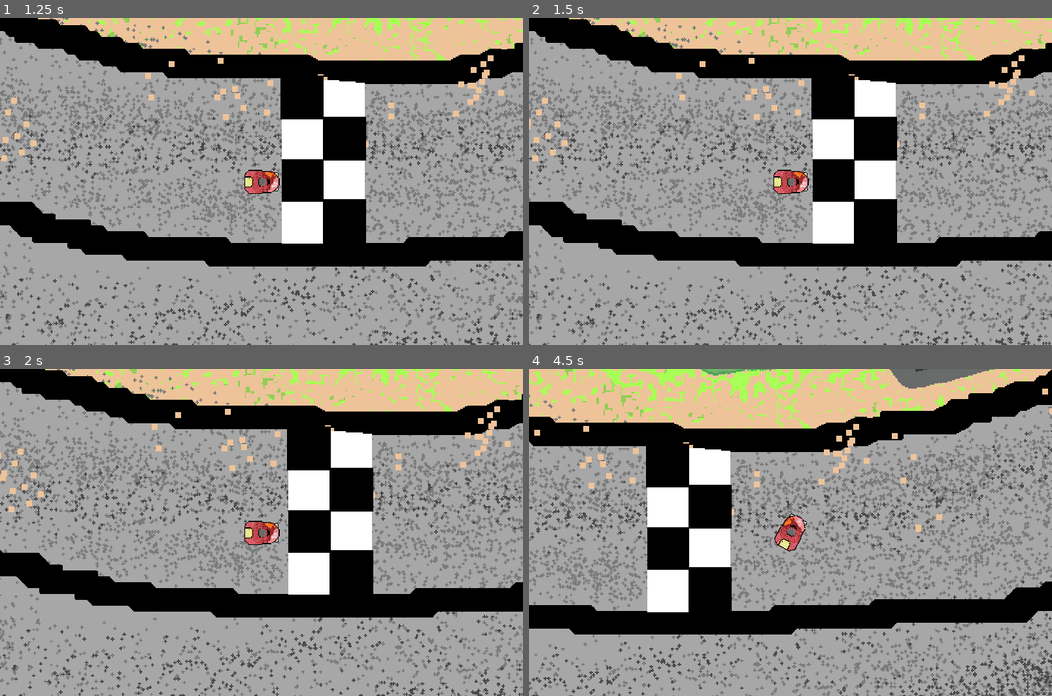
Above: before the commit, frames 1-4 (two rows, left to right).
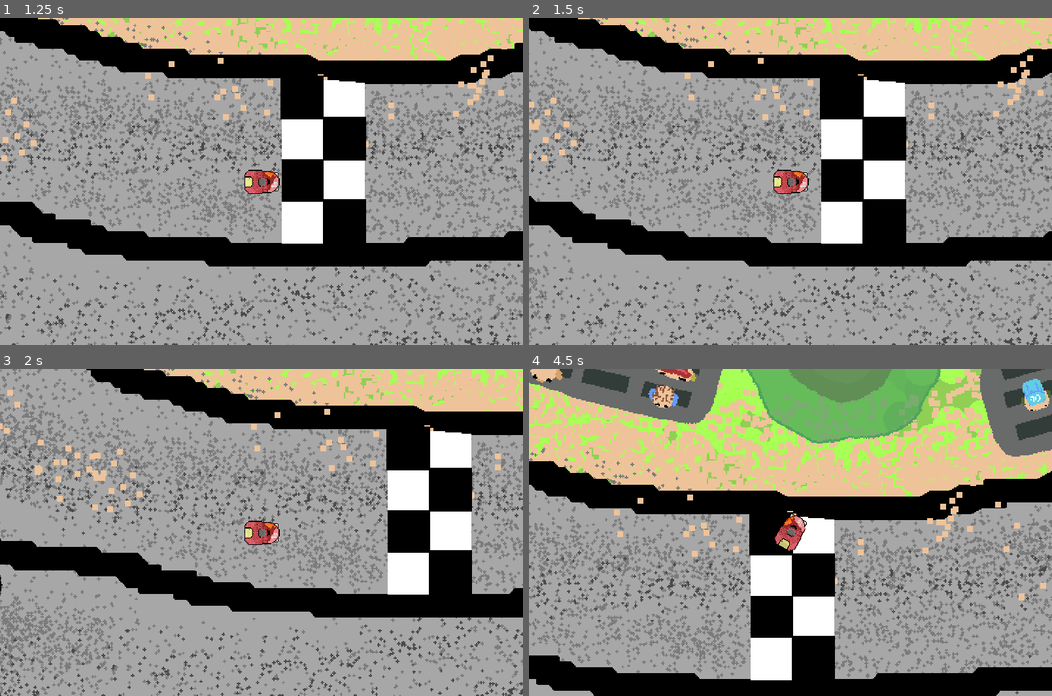
Above: after the commit, the same moments.

Repository: ElScelt/CarGame
Game: Godot game, scene res://scene/main.tscn
The game is run twice, just before and just after one commit, with the same random seed, the same clock (stepped at 60 frames per second) and the same inputs.
Inputs:
- Up to frame 1 (1.25 s): tap Enter at 0.5 s; hold D (move_right) from 0.53 s (still down)
- Up to frame 2 (1.5 s): tap Space at 1.25 s; release D (move_right) at 1.28 s; hold S (move_down) from 1.28 s (still down)
- Up to frame 3 (2 s): keep holding S (move_down)
- Up to frame 4 (4.5 s): release S (move_down) at 2.03 s; hold D (move_right) 2.03-2.78 s; tap Enter at 2.75 s; hold W (move_up) 2.78-3.53 s; hold A (move_left) from 3.53 s (still down)

Frame 1 is identical in both runs. In frame 2, 26% of the frame differs, in the area x 0-100%, y 0-100%; in frame 3, 48%; in frame 4, 76%.

Commit message:
shipoopy
kakapeer71

Diff:
--- a/scene/kart.gd
+++ b/scene/kart.gd
@@ -1,88 +1,55 @@
 extends CharacterBody2D
 
+var wheel_base = 55
+var steering_angle = 25
+var engine_power = 800
+var friction = -55
+var drag = -0.06
+var braking = -450
+var max_speed_reverse = 250
+var slip_speed = 400
+var traction_fast = 2.5
+var traction_slow = 10
 
-@export var steering_angle = 15  # Maximum angle for steering the car's wheels
-@export var engine_power = 900  # How much force the engine can apply for acceleration
-@export var friction = -55  # The friction coefficient that slows down the car
-@export var drag = -0.06  # Air drag coefficient that also slows down the car
-@export var braking = -450  # Braking power when the brake input is applied
-@export var max_speed_reverse = 250  # Maximum speed limit in reverse
-@export var slip_speed = 400  # Speed above which the car's traction decreases (for drifting)
-@export var traction_fast = 2.5  # Traction factor when the car is moving fast (affects control)
-@export var traction_slow = 10  # Traction factor when the car is moving slow (affects control)
+var acceleration = Vector2.ZERO
+var steer_direction
 
-var wheel_base = 65  # Distance between the front and back axle of the car
-var acceleration = Vector2.ZERO  # Current acceleration vector
-var steer_direction  # Current direction of steering
+func _physics_process(delta):
+	acceleration = Vector2.ZERO
+	get_input()
+	apply_friction(delta)
+	calculate_steering(delta)
+	velocity += acceleration * delta
+	move_and_slide()
 
-@export var is_active = false
+func apply_friction(delta):
+	if acceleration == Vector2.ZERO and velocity.length() < 50:
+		velocity = Vector2.ZERO
+	var friction_force = velocity * friction * delta
+	var drag_force = velocity * velocity.length() * drag * delta
+	acceleration += drag_force + friction_force
 
-func _physics_process(delta: float) -> void:
-	if is_active:
-		$Camera2D.enabled = true
-		acceleration = Vector2.ZERO
-		get_input()  # Take input from player
-		calculate_steering(delta)  # Apply turning logic based on steering
-	else:
-		$Camera2D.enabled = false
-
-	velocity += acceleration * delta  # Apply the resulting accelderation to the velocity
-	apply_friction(delta)  # Apply friction forces to the car
-	move_and_slide()  # Move the car and handle collisions
-
-
-#function to handle input from the user and apply effects to the car's movement
 func get_input():
-	# Get steering input and translate it to an angle
 	var turn = Input.get_axis("move_left", "move_right")
 	steer_direction = turn * deg_to_rad(steering_angle)
-
-	# If accelerate is pressed, apply engine power to the car's forward direction
 	if Input.is_action_pressed("move_up"):
 		acceleration = transform.x * engine_power
-
-	# If brake is pressed, apply braking force
 	if Input.is_action_pressed("move_down"):
 		acceleration = transform.x * braking
 
-#Function to apply friction forces to the car, making it 'slide' to a halt
-func apply_friction(delta):
-	# If there is no input and speed is very low, just stop to prevent endless sliding
-	if acceleration == Vector2.ZERO and velocity.length() < 50:
-		velocity = Vector2.ZERO
-	# Calculate friction force and air drag based on current velocity, and apply it
-	var friction_force = velocity * friction * delta
-	var drag_force = velocity * velocity.length() * drag * delta
-	# Add the forces to the acceleration
-	acceleration += drag_force + friction_force
-
-
-# Function to calculate the steering effect
 func calculate_steering(delta):
-	# Calculate the positions of the rear and front wheel
 	var rear_wheel = position - transform.x * wheel_base / 2.0
 	var front_wheel = position + transform.x * wheel_base / 2.0
-	# Advance the wheels' positions based on the current velocity, applying rotation to the front wheel
 	rear_wheel += velocity * delta
 	front_wheel += velocity.rotated(steer_direction) * delta
-	# Calculate the new heading based on the wheels' positions
 	var new_heading = rear_wheel.direction_to(front_wheel)
-
-	# Choose the traction model based on the current speed
 	var traction = traction_slow
 	if velocity.length() > slip_speed:
 		traction = traction_fast
-
-	# Dot product represents how aligned the new heading is with the current velocity direction
 	var d = new_heading.dot(velocity.normalized())
-
-	# If not braking (d > 0), adjust the car velocity smoothly towards the new heading
 	if d > 0:
 		velocity = lerp(velocity, new_heading * velocity.length(), traction * delta)
-
-	# If braking (d < 0), reverse the direction and limit the speed
 	if d < 0:
 		velocity = -new_heading * min(velocity.length(), max_speed_reverse)
-
-	# Update the car's rotation to face in the direction of the new heading
+#	velocity = new_heading * velocity.length()
 	rotation = new_heading.angle()
--- a/scene/kart.tscn
+++ b/scene/kart.tscn
@@ -11,12 +11,6 @@
 collision_layer = 2
 collision_mask = 2
 script = ExtResource("1_empa8")
-steering_angle = 40
-engine_power = 150
-max_speed_reverse = 1
-slip_speed = 0
-traction_fast = 1.0
-is_active = true
 
 [node name="Sprite2D" type="Sprite2D" parent="."]
 texture_filter = 1
